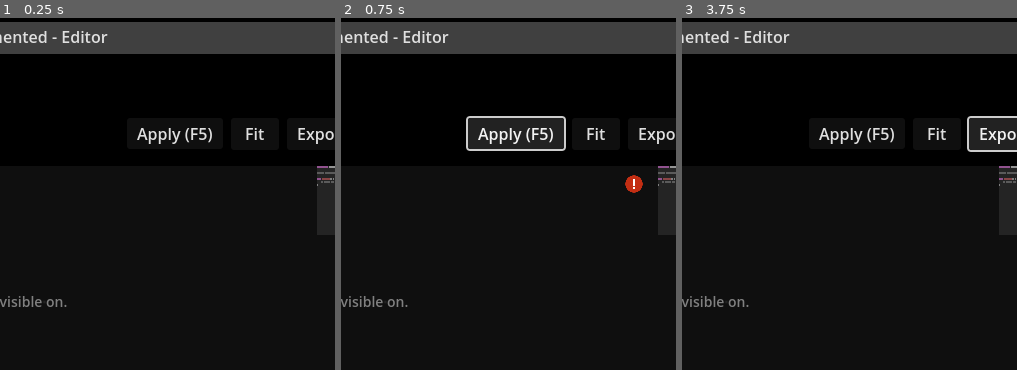
Above: before the commit, frames 1-3 (left to right).
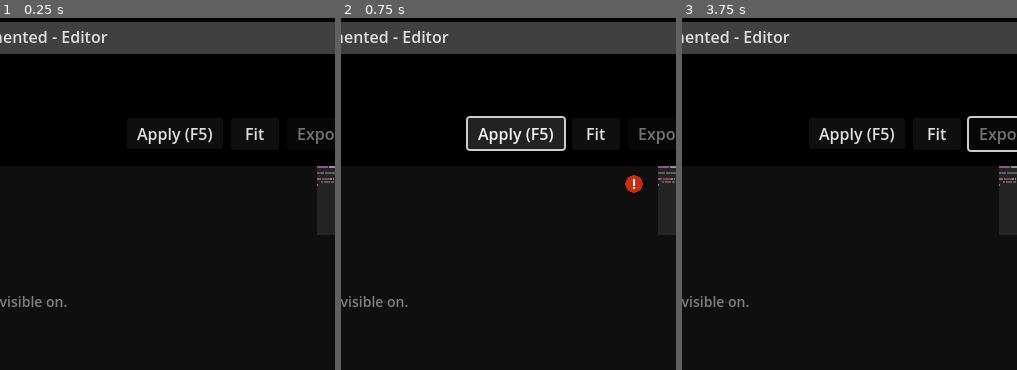
Above: after the commit, the same moments.

Repository: ChaoticByte/Fragmented
Game: Godot game, scene res://scenes/main.tscn
Same seed, same stepped clock (60 frames per second), same inputs: the game is played once before the commit and once after it.
Inputs (mouse positions are % of the whole screen's width and height, from its top left):
- Up to frame 1 (0.25 s): no input
- Up to frame 2 (0.75 s): click "Apply (F5)" at 0.5 s
- Up to frame 3 (3.75 s): click "New" at 1.25 s; click "New" at 2 s; click "Open" at 2.75 s; click (98, 16) at 3.5 s, where only the run before the commit has a clickable "Export"
The pictures show only the part of the screen within x 50-100%, y 0-50%; the shares and areas given below are measured in that part.

The runs differ from the first frame. In frame 1, 0.2% of the frame differs, in the area x 88-100%, y 31-36%; in frame 2, 0.2%; in frame 3, 1.3%, in the area x 85-100%, y 28-38%.

Commit message:
Disable Export Button during Composite applying shader, implements #31

Diff:
--- a/scenes/ui_container.tscn
+++ b/scenes/ui_container.tscn
@@ -134,6 +134,7 @@
 text = "Save As"
 
 [node name="SaveImageButton" type="Button" parent="Editor"]
+unique_name_in_owner = true
 layout_mode = 1
 anchors_preset = 1
 anchor_left = 1.0
@@ -141,6 +142,7 @@
 offset_left = -72.0
 offset_bottom = 32.0
 grow_horizontal = 0
+disabled = true
 text = "Export"
 
 [node name="FitImageButton" type="Button" parent="Editor"]
--- a/src/Editor.gd
+++ b/src/Editor.gd
@@ -5,6 +5,8 @@
 @onready var open_shader_dialog = %OpenShaderDialog
 @onready var save_shader_dialog = %SaveShaderDialog
 @onready var ui_control_filesave = %SaveImageDialog
+
+@onready var save_image_button = %SaveImageButton
 
 @onready var status_indicator = %StatusIndicator
 @onready var error_msg_dialog = %ErrorMessageDialog
@@ -257,12 +259,14 @@
 	camera.fit_image()
 
 func _on_apply_shader_button_pressed():
+	save_image_button.disabled = true
 	Filesystem.shader_code = code_editor.text
 	var errors = await compositor.update()
 	if len(errors) > 0:
 		update_status(Status.ERROR, "\n".join(errors))
 	else:
 		update_status(Status.OKAY)
+		save_image_button.disabled = false
 
 func _on_save_image_button_pressed():
 	if Filesystem.result != null:
